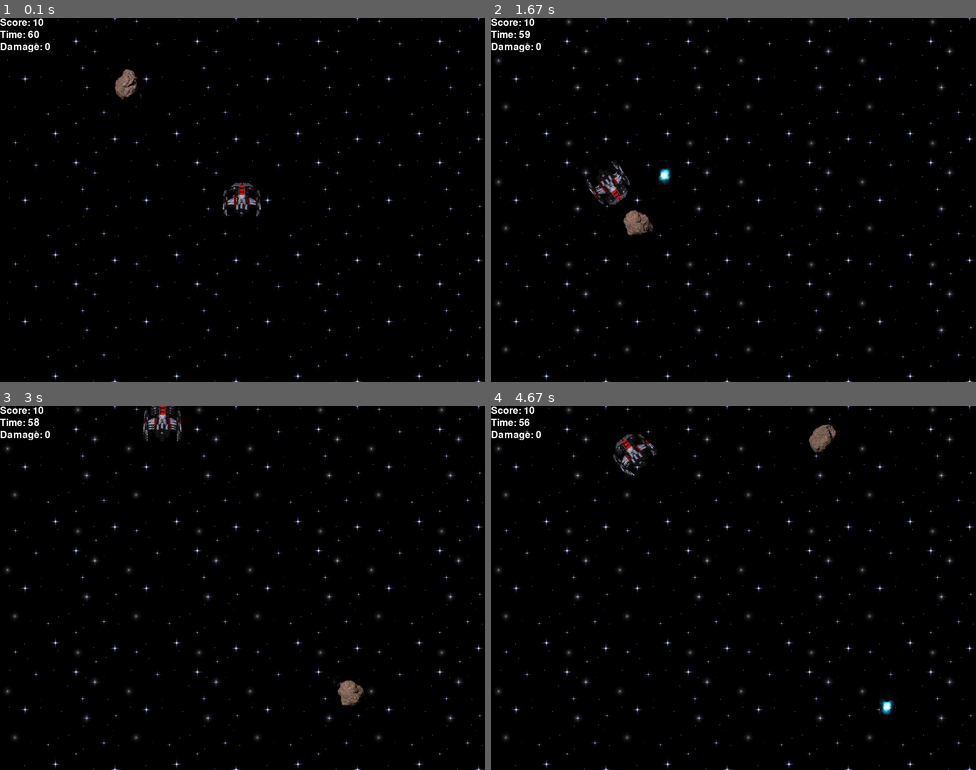
Above: before the commit, frames 1-4 (two rows, left to right).
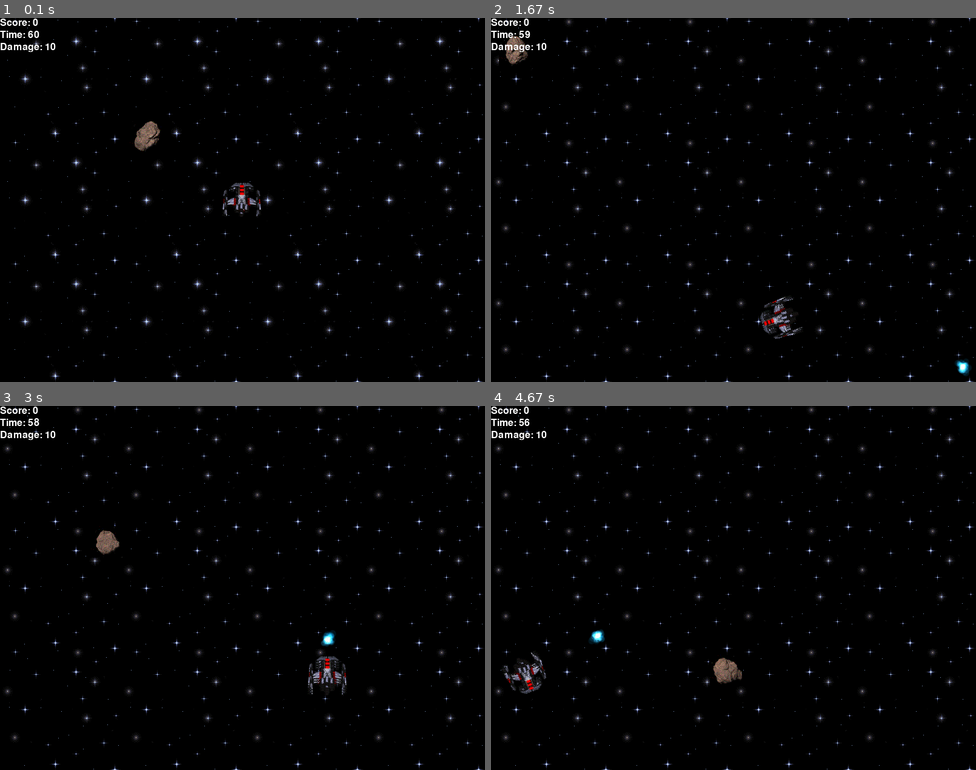
Above: after the commit, the same moments.

Repository: rcastro2/pygameAbstract
Game: pygame game, started from AsteroidsGameEnhanced.py
Two runs of this game, one before a commit and one after it. Both use one fixed random seed, a clock stepped at 60 frames per second and the inputs below.
Inputs (mouse positions are in pixels of both pictures, inside the frame that each line leads up to):
- Up to frame 1 (0.1 s): no input
- Up to frame 2 (1.67 s): hold Right 0.33-0.8 s; move the mouse to (714, 214) at 0.37 s; hold Up 0.83-1.13 s; move the mouse to (888, 189) at 0.87 s; tap Space at 0.9, 1.23, 1.53 s; hold Right 1.17-1.63 s; move the mouse to (617, 203) at 1.2 s
- Up to frame 3 (3 s): hold Left 1.67-2.2 s; move the mouse to (92, 533) at 1.7 s; tap Space at 1.73, 2.03, 2.3, 2.6, 2.73 s; hold Left 2.23-2.63 s; move the mouse to (315, 460) at 2.27 s; hold Up from 2.67 s (still down); move the mouse to (300, 620) at 2.7 s
- Up to frame 4 (4.67 s): release Up at 3.03 s; hold Right 3.07-3.7 s; move the mouse to (743, 464) at 3.1 s; tap Space at 3.13, 3.43, 3.8, 4.1, 4.3, 4.6 s; hold Left 3.73-4.2 s; move the mouse to (558, 577) at 3.77 s; hold Right from 4.23 s (still down); move the mouse to (738, 624) at 4.27 s

The runs differ from the first frame. In frame 1, 1.8% of the frame differs, in the area x 2-100%, y 0-100%; in frame 2, 1.4%; in frame 3, 1.3%; in frame 4, 1.5%.

Commit message:
Updated resizing
Updated resizing capabilities.  Collision testing only if both objects
are visible.  Removed failed rotation code.  Added increased
capabilities to Animations.

Diff:
--- a/AlienInvasionGame.py
+++ b/AlienInvasionGame.py
@@ -4,14 +4,14 @@
 bk = Image("images\\landscape.jpg",game)
 bk.resizeTo(game.width, game.height)
 
-robot = Animation("images\\robot\\robot ",30,game,2)
+robot = Animation("images\\robot\\robot ",30,game,frate=2)
 robot.moveTo(game.width / 2, game.height - 60)
 
 explosion = Animation("images\\explosion\\explosion ",22,game)
 explosion.makeVisible(False)
 
 volcanoes = []
-bomb = Animation("images\\bomb\\bomb ",6,game,4)
+bomb = Animation("images\\bomb\\bomb ",6,game,frate=4)
 bomb.moveTo(randint(100,800),-100)
 bomb.setSpeed(2,180)
 
@@ -37,7 +37,7 @@
         bomb.speed += 0.25
 
     if bomb.bottom > game.height - 50:
-        volcanoes.append(Animation("images\\volcano\\volcano ",8,game,2))
+        volcanoes.append(Animation("images\\volcano\\volcano ",8,game,frate=2))
         volcanoes[len(volcanoes)-1].moveTo(bomb.x,bomb.y)
         bomb.moveTo(randint(100,800),-100)
 
@@ -45,5 +45,5 @@
         game.over = True
 
     game.displayScore()
-    game.update(60)
+    game.update(30)
 game.quit()
--- a/AsteroidsGameEnhanced.py
+++ b/AsteroidsGameEnhanced.py
@@ -17,6 +17,7 @@
 explode.makeVisible(False)
 
 plasma = Animation("images\\plasmaball1\\plasmaball1 ",11,game)
+plasma.makeVisible(False)
 
 bk = Animation("images\\field ",5,game)
 
@@ -31,8 +32,10 @@
 
     if keys.Pressed[K_LEFT] or joy.pad[E]:
         hero.rotateBy(3,"left")
+        asteroid.nextFrame()
     if keys.Pressed[K_RIGHT] or joy.pad[W]:
         hero.rotateBy(3,"right")
+        asteroid.prevFrame()
     if not keys.Pressed[K_LEFT] and not keys.Pressed[K_RIGHT] and joy.pad[C]:
         hero.rotateBy(0,"still")
     if keys.Pressed[K_UP] or joy.button[4]:
@@ -43,6 +46,7 @@
 
     if asteroid.collidedWith(plasma):
         boom.play()
+        asteroid.playAnim = not asteroid.playAnim
         plasma.makeVisible(False)
         game.score += 10
         explode.moveTo(asteroid.x,asteroid.y)
@@ -76,7 +80,7 @@
     game.displayScore(0,0)
     game.displayTime(0,20)
     game.drawText("Damage: " + str(hero.damage),0,40)
-    game.update(60)
+    game.update(30)
 
 game.drawText("Game Over (Press SPACE to exit)",game.width/2,100,update="True")
 game.wait(K_SPACE)
--- a/PopTheBeachBallGame.py
+++ b/PopTheBeachBallGame.py
@@ -1,6 +1,6 @@
 from gamelib import *
 
-game = Game(700,500,"Pop the BeachBall",10)
+game = Game(700,500,"Pop the BeachBall",20)
 ball = Image("images\\beachball.png",game)
 ball.resizeTo(ball.width / 2, ball.height / 2)
 
@@ -28,8 +28,8 @@
                         ball.speed += 4
                         game.time += 5
                 elif choice == 2:
-                        ball.width -= 10
-                        ball.height -= 10
+                        ball.original_width -= 5
+                        ball.original_height -= 5
 
         game.displayTime(200,0)
         game.displayScore(0,0)
--- a/SpriteSheetExample.py
+++ b/SpriteSheetExample.py
@@ -3,7 +3,7 @@
 game = Game(800,600,"Game",60)
 
 spider = Animation("images\\spider_crawl.png",19,game,120,148)
-spider.resizeTo(50,50)
+spider.resizeTo(100,100)
 spider.setSpeed(4,60)
 
 game.viewMouse(False)
--- a/gamelib.py
+++ b/gamelib.py
@@ -135,8 +135,6 @@
                     for x in range(len(joy.button)):
                             joy.button[x] = joy.joystick.get_button(x)
 
-
-
     def wait(self,key):
         while True:
             self.processInput()
@@ -149,11 +147,11 @@
 class Image(object):
     def __init__(self,path,game):
         self.game = game
-        self.image = pygame.image.load(path)
-        self.width,self.oldwidth = self.image.get_width(),self.image.get_width()
-        self.height, self.oldheight = self.image.get_height(), self.image.get_height()
+        self.image = pygame.image.load(path).convert_alpha()
+        self.width,self.original_width,self.oldwidth = self.image.get_width(),self.image.get_width(),self.image.get_width()
+        self.height, self.original_height,self.oldheight = self.image.get_height(), self.image.get_height(), self.image.get_height()
         self.rect = None
-        self.original = self.image
+        self.original, self.src = self.image, self.image
         self.angle, self.da = 0,0
         self.x, self.y, self.dx, self.dy, self.dxsign, self.dysign = self.game.width/2,self.game.height/2,0,0,1,1
         self.left, self.top, self.right, self.bottom = 0,0,0,0
@@ -169,65 +167,35 @@
         self.original = image
 
     def collidedWith(self,obj,shape="circle"):
-        if obj == "mouse":
-            dx = self.x - self.game.mouseX
-            dy = self.y - self.game.mouseY
-            d = sqrt(pow(dx,2) + pow(dy,2))
-            if d < self.width/3:
-                return True
-        else:
-            if shape == "rectangular" and self.rect.colliderect(obj.rect):
-                return True
-            dx = self.x - obj.x
-            dy = self.y - obj.y
-            d = sqrt(pow(dx,2) + pow(dy,2))
-            if d < self.width/3 + obj.width/3 and obj.visible:
-                return True
+        if obj.visible and self.visible:
+            if obj == "mouse":
+                dx = self.x - self.game.mouseX
+                dy = self.y - self.game.mouseY
+                d = sqrt(pow(dx,2) + pow(dy,2))
+                if d < self.width/3:
+                    return True
+            else:
+                if shape == "rectangular" and self.rect.colliderect(obj.rect):
+                    return True
+                dx = self.x - obj.x
+                dy = self.y - obj.y
+                d = sqrt(pow(dx,2) + pow(dy,2))
+                if d < self.width/3 + obj.width/3 and obj.visible:
+                    return True
         return False
 
     def draw(self):
-        #tmp = self.image
-        #w,h = self.width, self.height
-        #tmp = pygame.transform.rotate(self.image,self.angle * 180 / math.pi)
-        #w,h = tmp.get_width(),tmp.get_height()
-        if self.width != self.oldwidth or self.height != self.oldheight:
-            self.resizeTo(self.width,self.height)
+        if self.original_width != self.oldwidth or self.original_height != self.oldheight:
+            self.resizeTo(self.original_width,self.original_height)
         if self.rotate == "left" or self.rotate == "right":
             self.angle = self.angle + self.da
-            self.image = self.original#pygame.transform.scale(self.original,(self.width,self.height))
-            #tmp = pygame.transform.rotate(self.image,self.angle * 180 / math.pi)
-            #w,h = tmp.get_width(),tmp.get_height()
+            self.image = self.original
             self.image = pygame.transform.rotate(self.image,self.angle * 180 / math.pi)
-            #w,h = self.image.get_width(),self.image.get_height()
             self.width,self.height = self.image.get_width(),self.image.get_height()
-            self.oldwidth,self.oldheight = self.image.get_width(),self.image.get_height()
-            #org_rect = self.image.get_rect()
-            '''
-            rot_img = pygame.transform.rotate(self.image,self.angle * 180 / math.pi)
-            tmp = rot_img
-            w,h = rot_img.get_width(),rot_img.get_height()'''
-            #self.game.screen.blit(rot_img, [self.x - self.width/2,self.y - self.height/2])
-            '''self.game.screen.blit(rot_img, [self.x - rot_img.get_width()/2,self.y - rot_img.get_height()/2])
-            pygame.draw.rect(self.game.screen, (255,0,0), (self.x - self.width/2,self.y - self.height/2,self.image.get_width(),self.image.get_height()), 4)
-            pygame.draw.rect(self.game.screen, (255,255,0), (self.x - rot_img.get_width()/2,self.y - rot_img.get_height()/2,rot_img.get_width(),rot_img.get_height()), 2)
-            rot_rect = org_rect.copy()
-            rot_rect.center = rot_img.get_rect().center'''
-            #tmp_img = rot_img.subsurface(rot_rect).copy()
-            #self.game.screen.blit(tmp_img, [self.x - self.width/2,self.y - self.height/2])
-            #self.image = rot_img.subsurface(rot_rect).copy()
         if self.visible:
-           #self.game.screen.blit(self.image, [self.x - w/2,self.y - h/2])
            self.game.screen.blit(self.image, [self.x - self.width/2,self.y - self.height/2])
-           #self.game.screen.blit(tmp, [self.x - w/2,self.y - h/2])
         self.rect = pygame.Rect(self.left,self.top,self.width,self.height)
         self.left, self.top, self.right, self.bottom  = self.x-self.width/2,self.y-self.height/2, self.x + self.width/2, self.y + self.height/2
-
-        '''
-        Notes:
-        1) Instead of reassigning the rotated image back to self.image simply draw in it
-        2) Since the rotated image is not being reassigned back to self.image, in order to center it about x,y we must
-           use its width and height and not that of self.image
-        '''
 
     def move(self, bounce = False):
         if bounce:
@@ -287,9 +255,12 @@
         self.y = self.y + b
 
     def resizeTo(self,w,h):
-        self.width, self.oldwidth = int(w), int(w)
-        self.height, self.oldheight = int(h), int(h)
-        self.image = pygame.transform.scale(self.original,(self.width,self.height))
+        self.original_width, self.original_height = int(w), int(h)
+        self.oldwidth,self.oldheight = int(w),int(h)
+        self.original = pygame.transform.scale(self.src,(self.original_width,self.original_height))
+        self.image = pygame.transform.rotate(self.original,self.angle * 180 / math.pi)
+        self.width,self.height = self.image.get_width(),self.image.get_height()
+
     def isOffScreen(self):
        return self.right < self.game.left or self.left > self.game.right or self.top > self.game.bottom or self.bottom < self.game.top
 
@@ -302,12 +273,13 @@
     def __init__(self,path,sequence,game, width = 0, height = 0,frate = 1):
         self.f, self.frate, self.ftick = 0,frate,0
         self.game = game
+        self.playAnim = True
         self.images = []
         self.source = []
         if width == 0 and height == 0:
             Image.__init__(self,path + "1.gif",game)
             for i in range(sequence):
-                self.images.append(pygame.image.load(path + str(i+1) + ".gif"))
+                self.images.append(pygame.image.load(path + str(i+1) + ".gif").convert_alpha())
                 self.source.append(self.images[i])
         else:
             self.sheet = pygame.image.load(path).convert_alpha()
@@ -326,13 +298,25 @@
                 frame_image = self.sheet.subsurface(rect)
                 self.images.append(frame_image)
                 self.source.append(frame_image)
-
+    def play(self):
+        self.playAnim = True
+    def stop(self):
+        self.playAnim = False
+    def nextFrame(self):
+        self.f += 1
+        if self.f > len(self.images)-1:
+            self.f = 0
+        self.draw()
+    def prevFrame(self):
+        self.f -= 1
+        if self.f < 0:
+            self.f = len(self.images)-1
+        self.draw()
     def draw(self, loop = True):
         if self.visible:
             Image.setImage(self, self.images[self.f])
             Image.draw(self)
-            self.ftick += 1
-            if self.ftick % self.frate == 0:
+            if self.ftick % self.frate == 0 and self.playAnim:
                 self.f += 1
                 self.ftick = 0
             if self.f > len(self.images)-1:
@@ -341,7 +325,6 @@
                 self.visible = False
     def rotateBy(self,angle=0,direction="right"):
         Image.rotateBy(self,angle,direction)
-        #print("rotateBy(...) can not be used with an Animation")
         return
     def resizeTo(self,w,h):
         self.width, self.height = w, h
